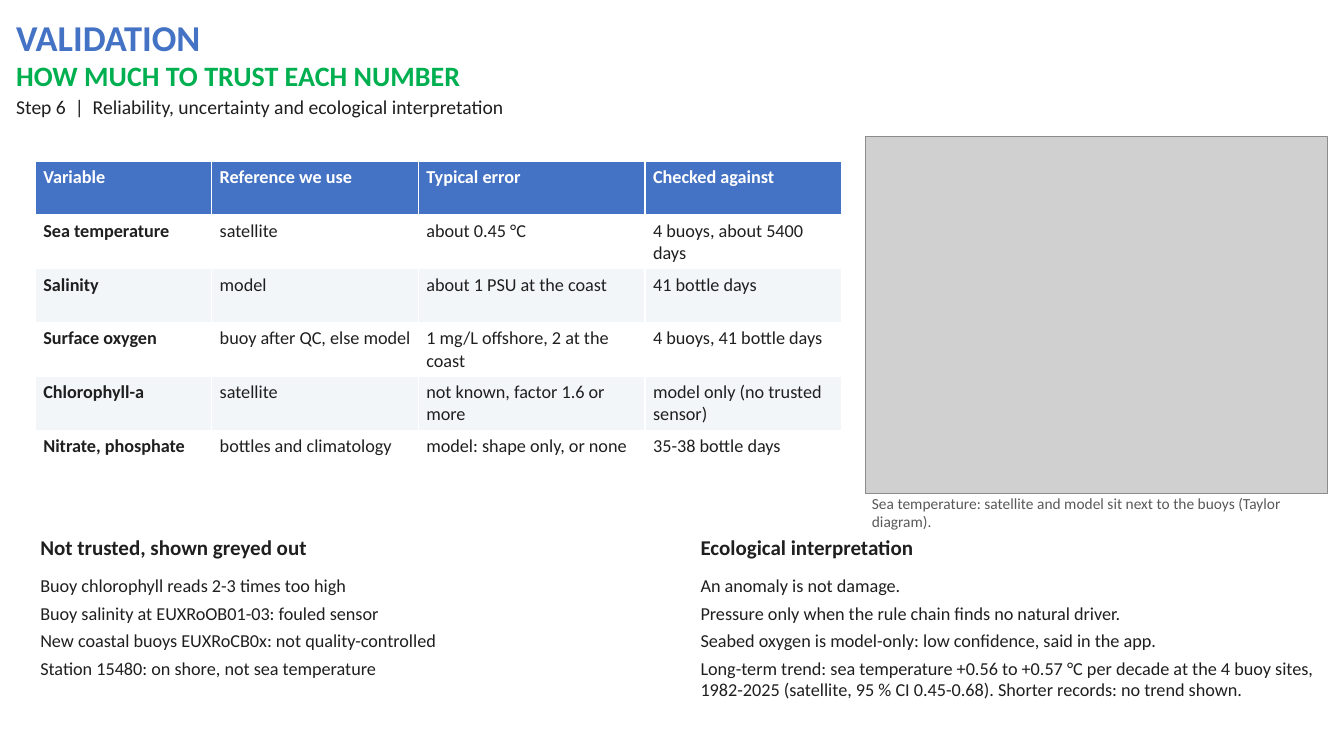
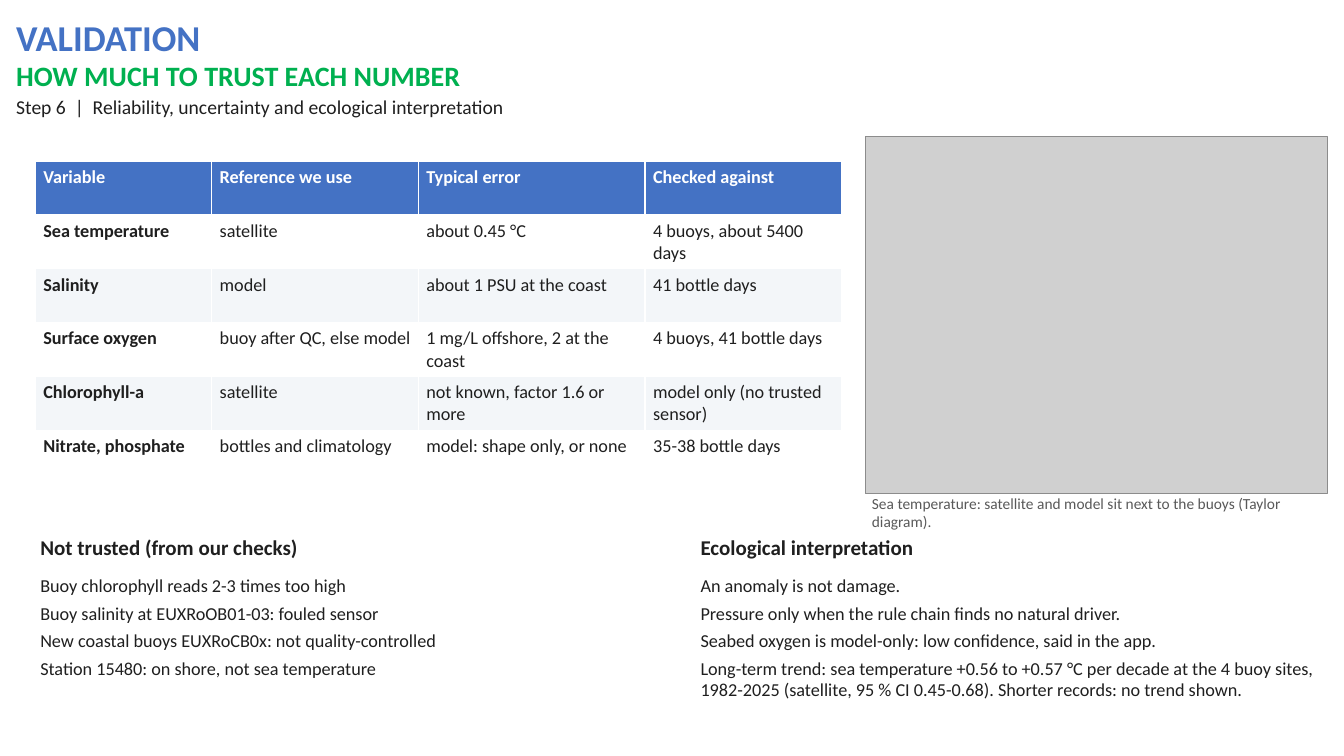
Before and after one commit to coastal-andy/black-sea-health-viewer, a slide deck: slide 9 of pitch/efxinnos_pitch.pptx. Drawn at 1344x756 pixels with LibreOffice and Linux fonts; fonts in the diff are those of the drawing; grey boxes stand for pictures. Boxes give left, top, right and bottom in pixels: in the first picture for what was removed or moved away, otherwise in the second. Text is boxed around its words. In the diff, an @@ line names an element or a change of style, - is before the commit and + after.

```diff
--- a/pitch/efxinnos_pitch.pptx
+++ b/pitch/efxinnos_pitch.pptx
@@ text at (40,539,297,558): text changed @@
-Not trusted, shown greyed out
+Not trusted (from our checks)
```
Also in this commit, not shown: 1 other slide changed, 2 other files.
